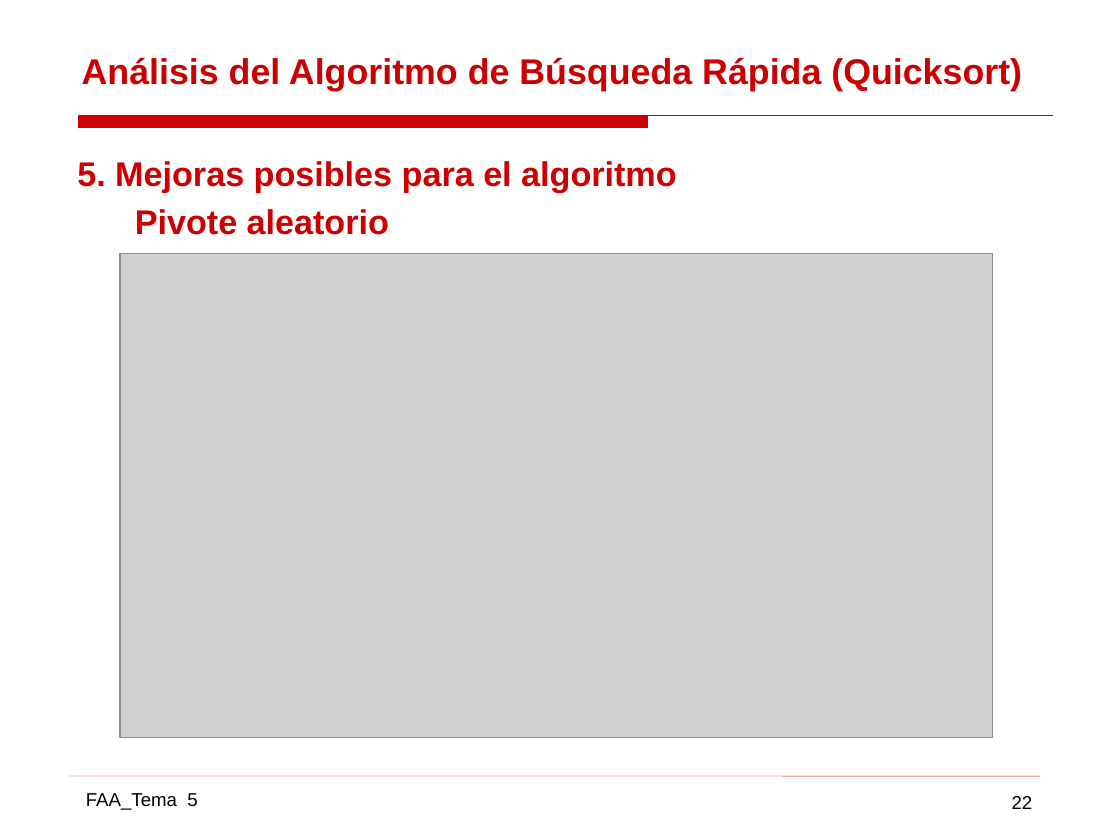
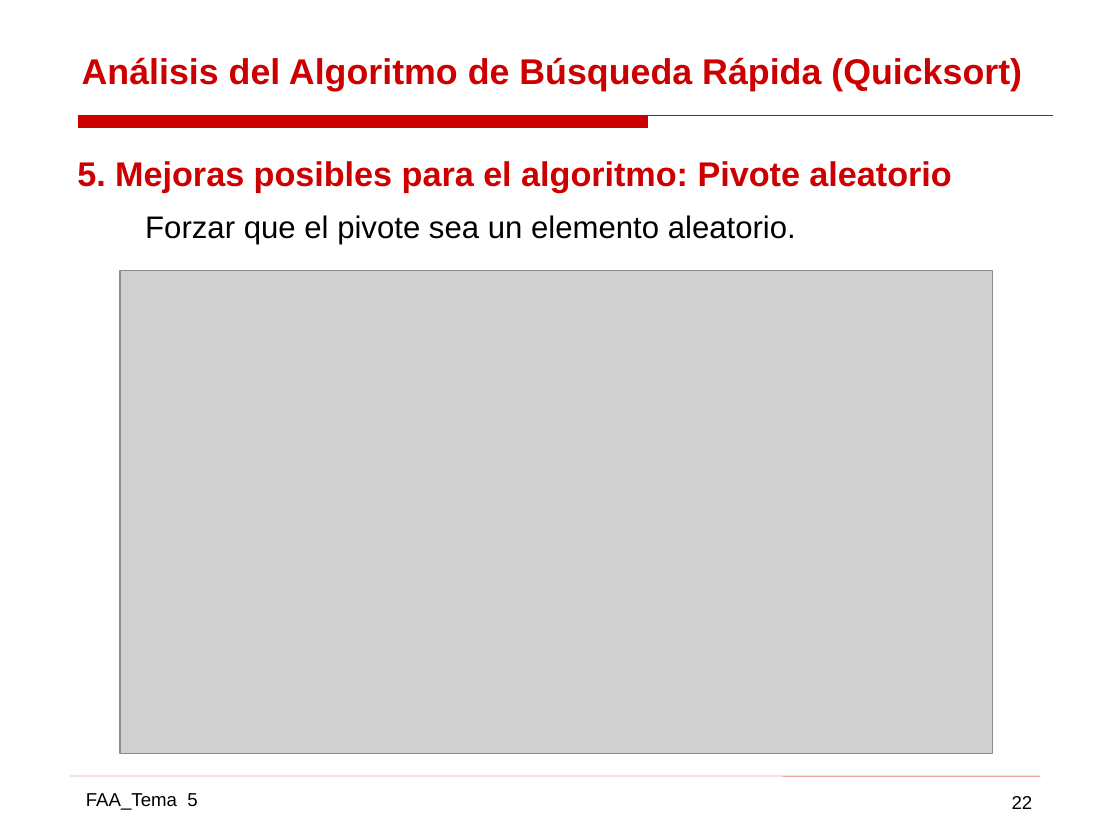
Before and after one commit to gabrielpr96/ETSIcode, a slide deck: slide 22 of FAA/Practica 2 AAD/AAD_11.pptx. Drawn at 1120x840 pixels with LibreOffice and Linux fonts; fonts in the diff are those of the drawing; grey boxes stand for pictures. Boxes give left, top, right and bottom in pixels: in the first picture for what was removed or moved away, otherwise in the second. Text is boxed around its words. In the diff, an @@ line names an element or a change of style, - is before the commit and + after.

```diff
--- a/FAA/Practica 2 AAD/AAD_11.pptx
+++ b/FAA/Practica 2 AAD/AAD_11.pptx
@@ text at (77,161,951,244): text changed @@
-5. Mejoras posibles para el algoritmo
-Pivote aleatorio
+5. Mejoras posibles para el algoritmo: Pivote aleatorio
+Forzar que el pivote sea un elemento aleatorio.
@@ picture: place and size @@
-picture at (120,253,992,737)
+picture at (120,270,992,754)
```
Also in this commit, not shown: 22 other slides changed, 1 slide added, 2 slides removed, 5 other files.
